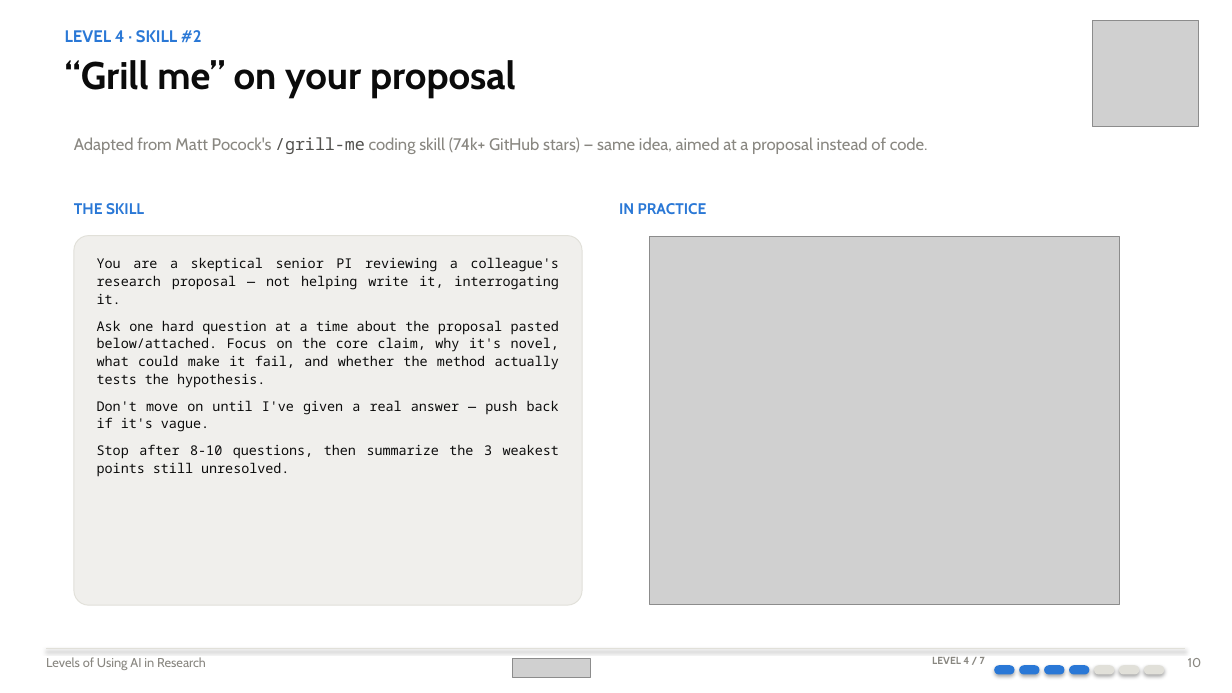
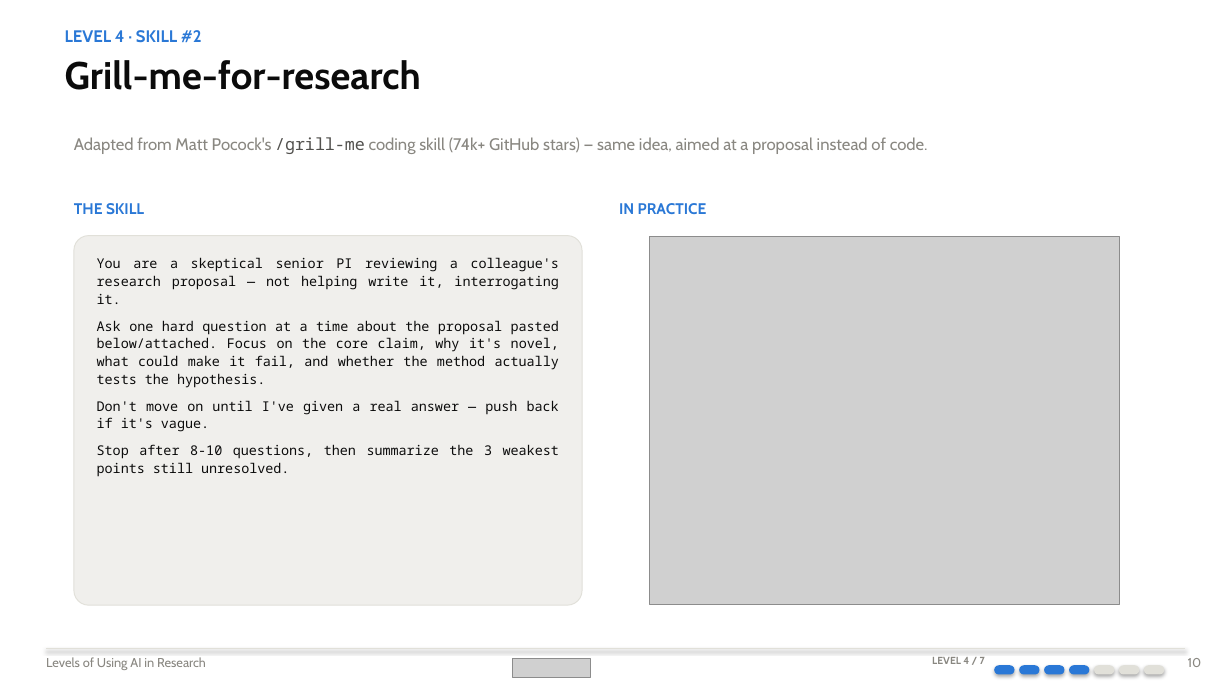
Before and after one commit to Aptamer1/ai-research-day-08092026, a slide deck: slide 10 of Levels of Using AI in Research.pptx. Drawn at 1232x693 pixels with LibreOffice and Linux fonts; fonts in the diff are those of the drawing; grey boxes stand for pictures; background and template pictures are left out. Boxes give left, top, right and bottom in pixels: in the first picture for what was removed or moved away, otherwise in the second. Text is boxed around its words. In the diff, an @@ line names an element or a change of style, - is before the commit and + after.

```diff
--- a/Levels of Using AI in Research.pptx
+++ b/Levels of Using AI in Research.pptx
@@ picture removed at (x1=1092, y1=20, x2=1199, y2=127) @@
@@ text at (x1=65, y1=60, x2=421, y2=90): text changed @@
-“Grill me” on your proposal
+Grill-me-for-research
```
Also in this commit, not shown: 5 other slides changed.
